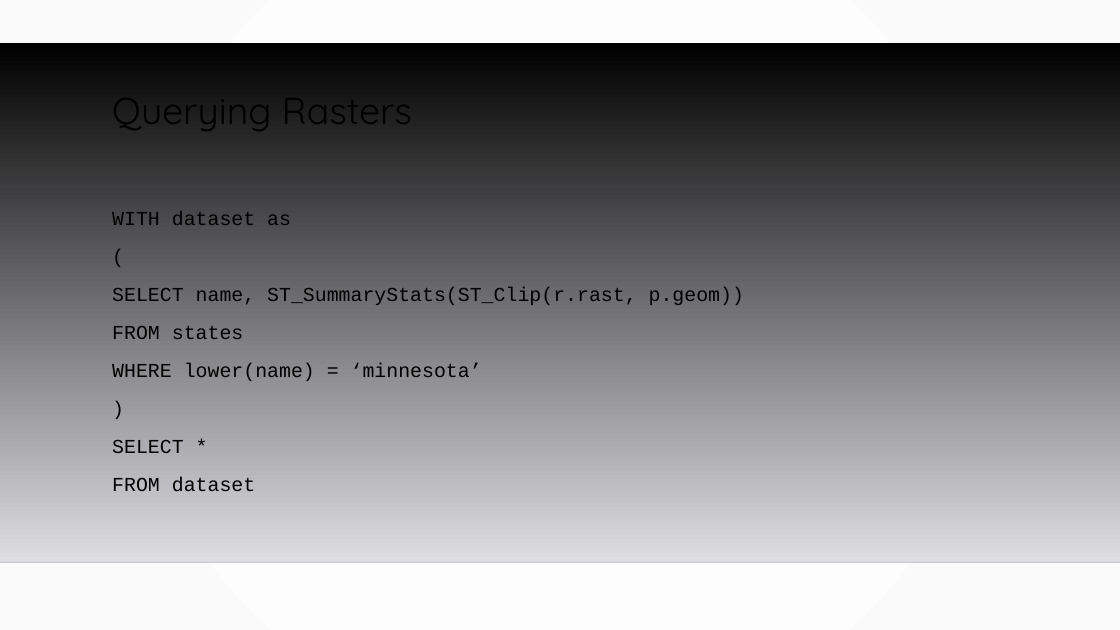
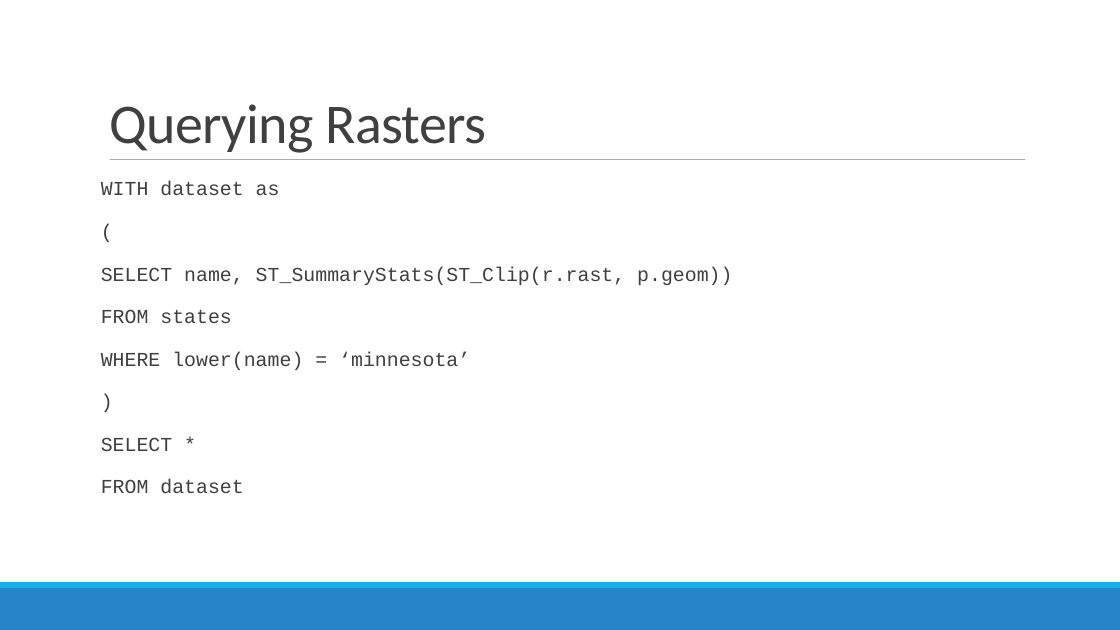
Before and after one commit to MGIS-UMN/GIS5577_week7, a slide deck: slide 8 of Advanced_spatial_queries.odp. Drawn at 1120x630 pixels with LibreOffice and Linux fonts; fonts in the diff are those of the drawing; background and template pictures are left out. Boxes give left, top, right and bottom in pixels: in the first picture for what was removed or moved away, otherwise in the second. Text is boxed around its words. In the diff, an @@ line names an element or a change of style, - is before the commit and + after.

```diff
--- a/Advanced_spatial_queries.odp
+++ b/Advanced_spatial_queries.odp
@@ background gradient #FFFFFF to #FAFAFA to #FFFFFF @@
@@ title "Querying Rasters" moved from (x1=112, y1=80, x2=412, y2=135) to (x1=109, y1=104, x2=486, y2=153) @@
@@ title "Querying Rasters" at (x1=109, y1=104, x2=486, y2=153): size 32 to 48 pt, font Quicksand to Calibri, text colour #000000 to #404040, letter spacing 0 to -0.5 pt; line spacing 0.9 to 0.85; vertical alignment top to bottom @@
@@ freeform shape removed at (x1=0, y1=43, x2=1120, y2=562) @@
@@ text "WITH dataset as" moved from (x1=112, y1=211, x2=744, y2=491) to (x1=101, y1=181, x2=732, y2=494) @@
@@ text "WITH dataset as" at (x1=101, y1=181, x2=732, y2=494): text colour #000000 to #404040; more space between paragraphs @@
@@ line added from (110, 160) to (1026, 160), #7F7F7F 0.51 pt @@
@@ line removed from (0, 562) to (1120, 562) @@
@@ freeform shape added at (x1=0, y1=588, x2=1120, y2=630), fill #2683C6 @@
@@ freeform shape added at (x1=0, y1=582, x2=1120, y2=588), fill #1CADE4 @@
```
Also in this commit, not shown: 7 other slides changed.
